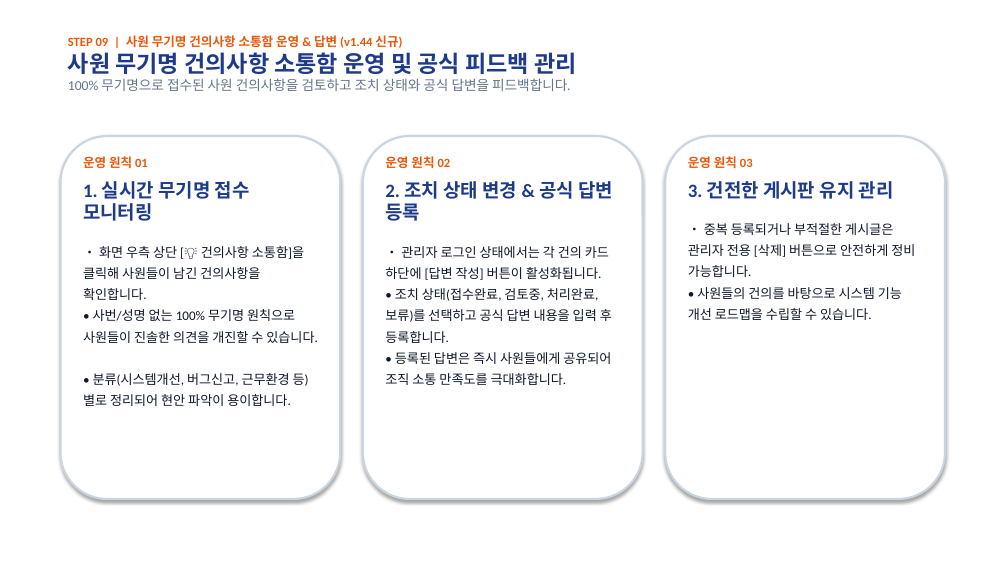
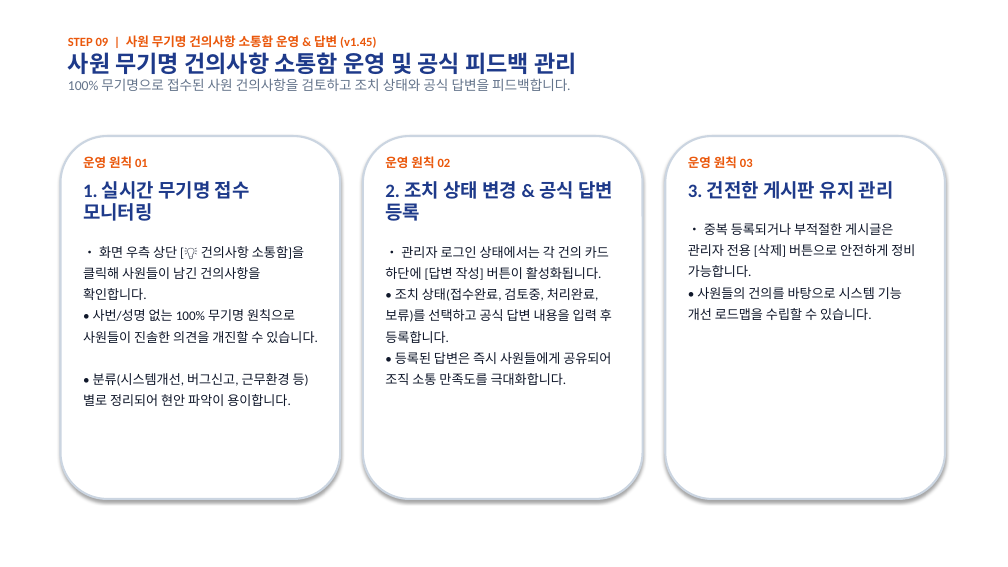
Before and after one commit to rorma34-lab/team-overtime-manager, a slide deck: slide 10 of Overtime_Admin_Manual.pptx. Drawn at 1008x567 pixels with LibreOffice and Linux fonts; fonts in the diff are those of the drawing. Boxes give left, top, right and bottom in pixels: in the first picture for what was removed or moved away, otherwise in the second. Text is boxed around its words. In the diff, an @@ line names an element or a change of style, - is before the commit and + after.

```diff
--- a/Overtime_Admin_Manual.pptx
+++ b/Overtime_Admin_Manual.pptx
@@ text at box(68, 35, 376, 48): text changed @@
-STEP 09 | 사원 무기명 건의사항 소통함 운영 & 답변 (v1.44 신규)
+STEP 09 | 사원 무기명 건의사항 소통함 운영 & 답변 (v1.45)
```
Also in this commit, not shown: 4 other slides changed, 7 other files.
